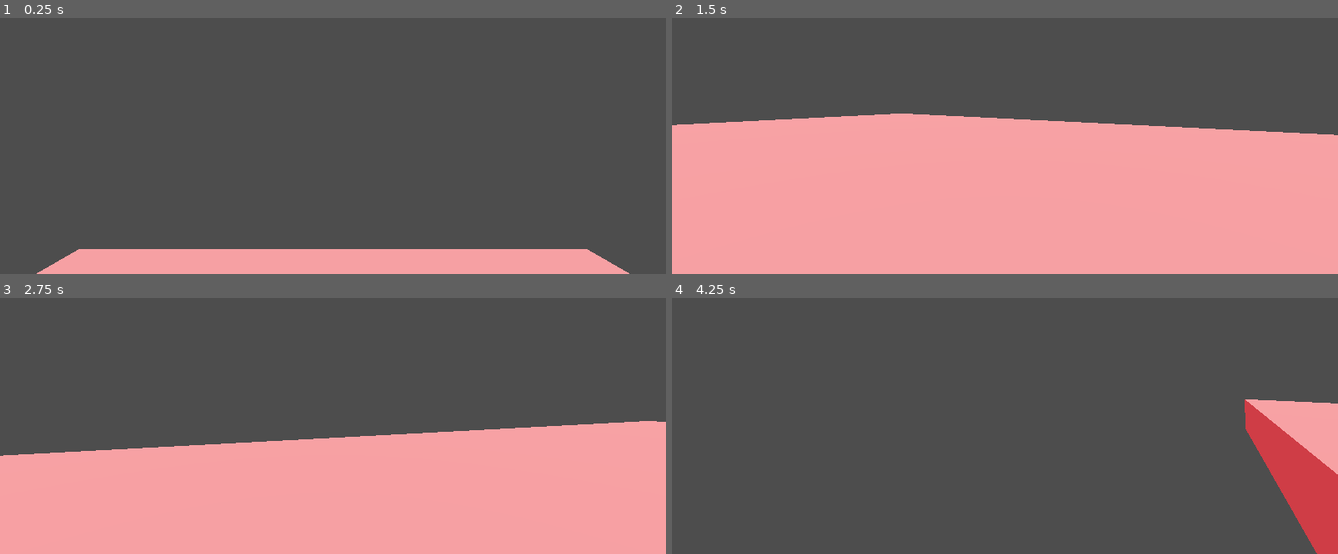
Above: before the commit, frames 1-4 (two rows, left to right).
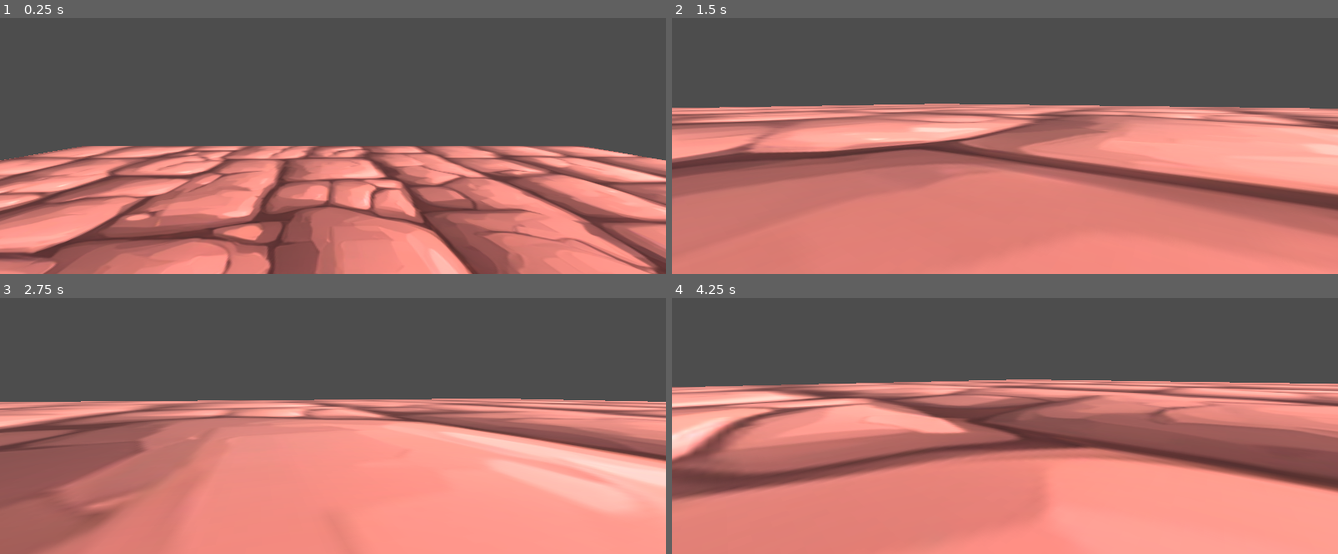
Above: after the commit, the same moments.

Repository: Aurora-Veill/3d-fps-deck-builder
Game: Godot game, scene res://node_3d.tscn
The game is run twice, just before and just after one commit, with the same random seed, the same clock (stepped at 60 frames per second) and the same inputs. The engine's default icon, where the game draws it, is replaced by a stand-in: a white triangle on a blue panel in a dark square.
Inputs (mouse positions are in pixels of both pictures, inside the frame that each line leads up to):
- Up to frame 1 (0.25 s): no input
- Up to frame 2 (1.5 s): move the mouse to (1038, 87) at 0.52 s; hold W (forward) from 0.53 s (still down); tap Space (jump) at 0.77 s; move the mouse to (971, 89) at 1.27 s
- Up to frame 3 (2.75 s): keep holding W (forward); tap Space (jump) at 1.52 s; move the mouse to (346, 362) at 2.02 s
- Up to frame 4 (4.25 s): keep holding W (forward); move the mouse to (998, 372) at 2.77 s; tap Space (jump) at 3.02, 3.77 s; move the mouse to (1051, 372) at 3.52 s

The runs differ from the first frame. In frame 1, 48% of the frame differs, in the area x 0-100%, y 50-100%; in frame 2, 58%; in frame 3, 45%; in frame 4, 66%, in the area x 0-100%, y 31-100%.

Commit message:
added things

Diff:
--- /dev/null
+++ b/Enemy.tscn
@@ -0,0 +1,3 @@
+[gd_scene format=3 uid="uid://ucq1aph8j4pn"]
+
+[node name="CharacterBody3D" type="CharacterBody3D"]
--- a/character_body_3d.tscn
+++ b/character_body_3d.tscn
@@ -15,9 +15,11 @@
 [node name="MeshInstance3D" type="MeshInstance3D" parent="."]
 mesh = SubResource("CapsuleMesh_tis65")
 
-[node name="tpv" type="Camera3D" parent="."]
-transform = Transform3D(1, 0, 0, 0, 0.83081, 0.556557, 0, -0.556557, 0.83081, 0, 2.77776, 3.31885)
-
 [node name="fpv" type="Camera3D" parent="."]
 transform = Transform3D(1, 0, 0, 0, 0.997934, -0.0642537, 0, 0.0642537, 0.997934, 0, 0, 0)
 current = true
+
+[node name="PivotPoint" type="Node3D" parent="."]
+
+[node name="tpv" type="Camera3D" parent="PivotPoint"]
+transform = Transform3D(1, 0, 0, 0, 0.736333, 0.676619, 0, -0.676619, 0.736333, 0, 2.77776, 3.31885)
--- a/movement.gd
+++ b/movement.gd
@@ -8,7 +8,8 @@
 var gravity = ProjectSettings.get_setting("physics/3d/default_gravity")
 
 @onready var cameraf = $fpv
-@onready var camera3 = $tpv
+@onready var camera3 = $PivotPoint/tpv
+@onready var pivot = $PivotPoint
 func _process(delta):
 	Input.set_mouse_mode(Input.MOUSE_MODE_CAPTURED)
 func _physics_process(delta):
@@ -45,4 +46,5 @@
 		if cameraf.is_current():
 			cameraf.rotation.x -= event.relative.y / 250
 		else:
-			camera3.rotation.x -= event.relative.y / 250
+			pivot.rotation.x -= event.relative.y / 250
+			pivot.rotation.x = clamp(pivot.rotation.x, deg_to_rad(-45), deg_to_rad(45))
--- a/node_3d.tscn
+++ b/node_3d.tscn
@@ -1,7 +1,11 @@
-[gd_scene load_steps=5 format=3 uid="uid://c087l7ltwvq5r"]
+[gd_scene load_steps=7 format=3 uid="uid://c087l7ltwvq5r"]
 
+[ext_resource type="Texture2D" uid="uid://dqj6iapirjnh8" path="res://Free_pixel_tiles_pack/cobblestone_1.png" id="1_55pi2"]
 [ext_resource type="Texture2D" uid="uid://e2uq5mapky4f" path="res://icon.svg" id="1_b2q67"]
 [ext_resource type="PackedScene" uid="uid://cof1cf5gtmex" path="res://character_body_3d.tscn" id="1_scl8b"]
+
+[sub_resource type="StandardMaterial3D" id="StandardMaterial3D_8ci2y"]
+albedo_texture = ExtResource("1_55pi2")
 
 [sub_resource type="Environment" id="Environment_tflw2"]
 background_mode = 2
@@ -16,8 +20,9 @@
 [node name="Node3D" type="Node3D"]
 
 [node name="CSGBox3D" type="CSGBox3D" parent="."]
+material_override = SubResource("StandardMaterial3D_8ci2y")
 use_collision = true
-size = Vector3(30, 1, 30)
+size = Vector3(100, 1, 100)
 
 [node name="Sprite3D" type="Sprite3D" parent="CSGBox3D"]
 transform = Transform3D(1, 0, 0, 0, 1, 0, 0, 0, 1, 0, 2.17404, 0)
@@ -31,4 +36,4 @@
 camera_attributes = SubResource("CameraAttributesPractical_uuqen")
 
 [node name="DirectionalLight3D" type="DirectionalLight3D" parent="."]
-transform = Transform3D(1, 0, 0, 0, -4.37114e-08, 1, 0, -1, -4.37114e-08, 0, 18.2122, 0)
+transform = Transform3D(1, 0, 0, 0, 0.263385, 0.964691, 0, -0.964691, 0.263385, 0, 18.2122, 8.18105)
Binary file added: Free_pixel_tiles_pack/cobblestone_1.png
Not shown, added: Free_pixel_tiles_pack/cobblestone_1.png.import
Binary file added: Free_pixel_tiles_pack/cobblestone_2.png
Not shown, added: Free_pixel_tiles_pack/cobblestone_2.png.import
Binary file added: Free_pixel_tiles_pack/cobblestone_3.png
Not shown, added: Free_pixel_tiles_pack/cobblestone_3.png.import
Binary file added: Free_pixel_tiles_pack/dirty_1.png
Not shown, added: Free_pixel_tiles_pack/dirty_1.png.import
Binary file added: Free_pixel_tiles_pack/dirty_2.png
Not shown, added: Free_pixel_tiles_pack/dirty_2.png.import
Binary file added: Free_pixel_tiles_pack/dirty_3.png
Not shown, added: Free_pixel_tiles_pack/dirty_3.png.import
(and 12 more such lines)
